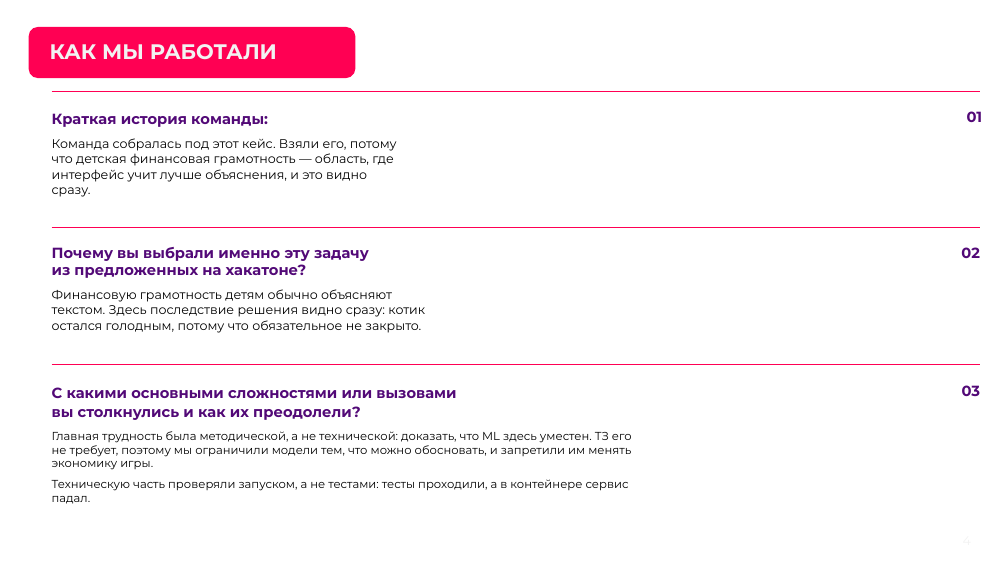
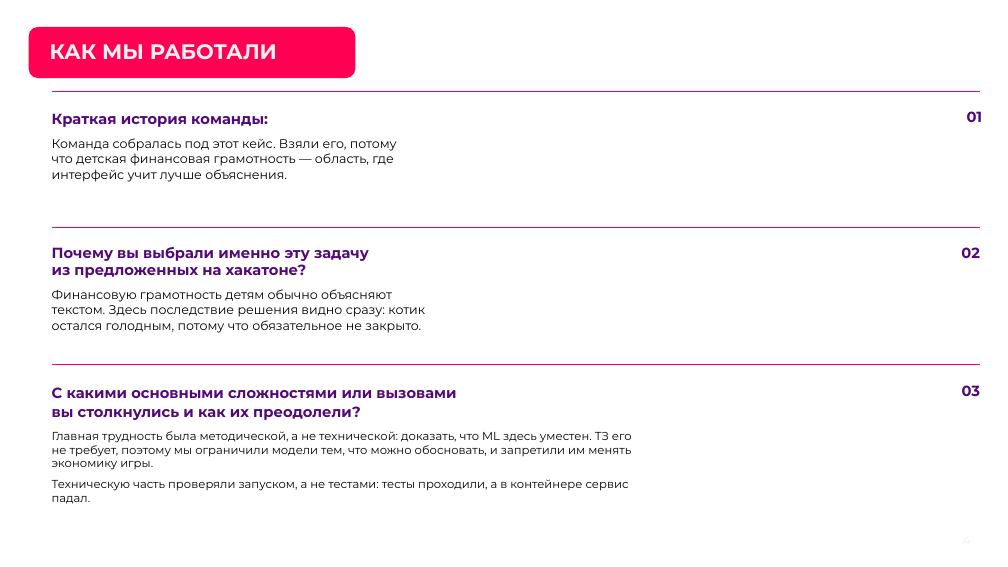
Before and after one commit to zxcenigma/hakaton_mobile, a slide deck: slide 4 of ml_service/docs/presentation/monetka-lct2026.pptx. Drawn at 1008x567 pixels with LibreOffice and Linux fonts; fonts in the diff are those of the drawing; background and template pictures are left out. Boxes give left, top, right and bottom in pixels: in the first picture for what was removed or moved away, otherwise in the second. Text is boxed around its words. In the diff, an @@ line names an element or a change of style, - is before the commit and + after.

```diff
--- a/ml_service/docs/presentation/monetka-lct2026.pptx
+++ b/ml_service/docs/presentation/monetka-lct2026.pptx
@@ text at (52, 138, 397, 182): text changed @@
-Команда собралась под этот кейс. Взяли его, потому что детская финансовая грамотность — область, где интерфейс учит лучше объяснения, и это видно сразу.
+Команда собралась под этот кейс. Взяли его, потому что детская финансовая грамотность — область, где интерфейс учит лучше объяснения.
```
Also in this commit, not shown: 4 other files.
